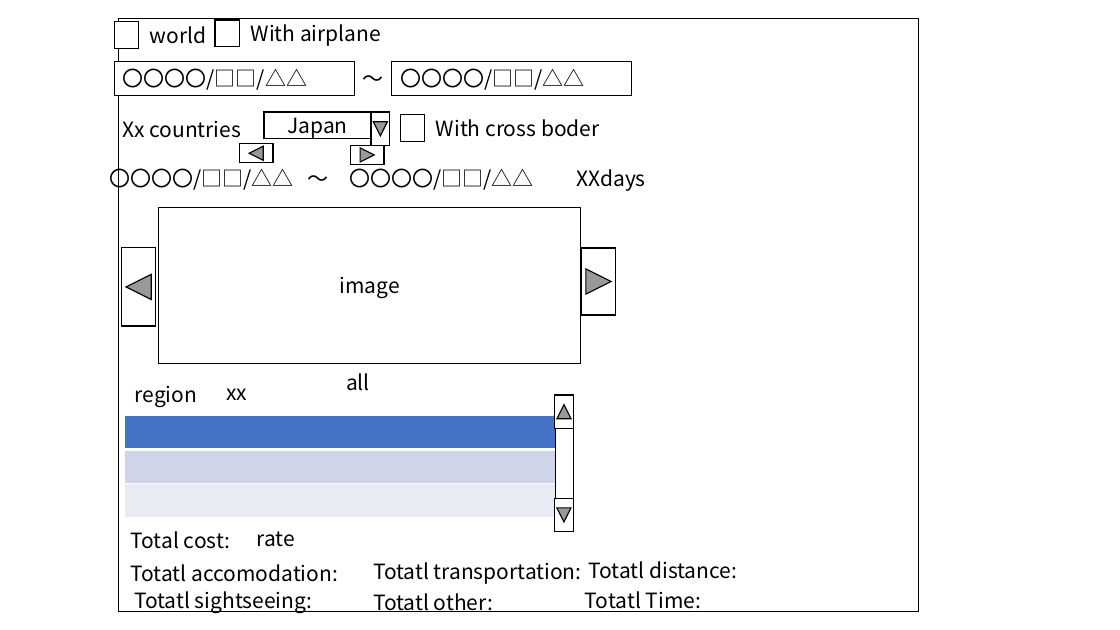
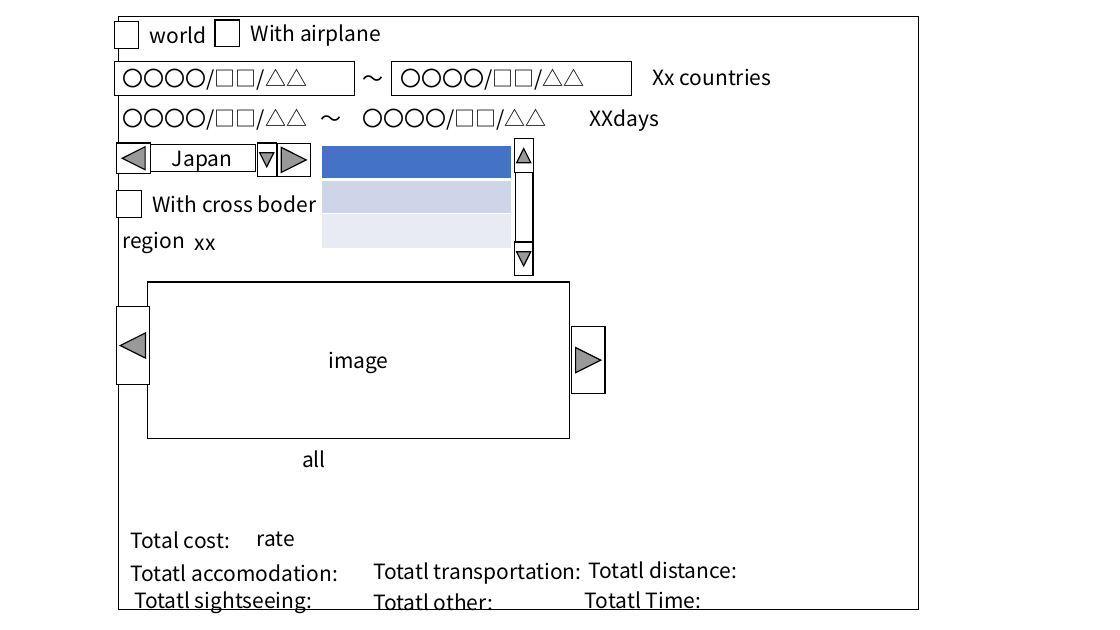
Before and after one commit to yomai-hiyashidewa/WorldTravelingLogger, a slide deck: slide 2 of models/UI.pptx. Drawn at 1120x630 pixels with LibreOffice and Linux fonts; fonts in the diff are those of the drawing. Boxes give left, top, right and bottom in pixels: in the first picture for what was removed or moved away, otherwise in the second. Text is boxed around its words. In the diff, an @@ line names an element or a change of style, - is before the commit and + after.

```diff
--- a/models/UI.pptx
+++ b/models/UI.pptx
@@ text "Xx countries": place and size @@
-text "Xx countries" at [123,121,242,138]
+text "Xx countries" at [653,69,772,86]
@@ text "〇〇〇〇/□□/△△" rewrapped from [110,165,294,191] to [123,108,307,130] @@
@@ 3 texts: place and size @@
-3 texts at [299,161,645,195]
+3 texts at [312,101,658,134]
@@ action button back previous: place and size @@
-action button back previous at [239,144,273,162]
+action button back previous at [117,143,150,173]
@@ rectangle "Japan": place and size @@
-rectangle "Japan" at [264,112,371,139]
+rectangle "Japan" at [149,145,255,171]
@@ action button back previous: place and size @@
-action button back previous at [371,112,390,145]
+action button back previous at [258,143,276,176]
@@ action button back previous: place and size @@
-action button back previous at [350,145,384,164]
+action button back previous at [277,144,311,177]
@@ table: place and size @@
-table at [124,416,560,518]
+table at [321,146,512,249]
@@ rectangle: place and size @@
-rectangle at [400,115,424,142]
+rectangle at [117,191,141,218]
@@ text "With cross boder": place and size @@
-text "With cross boder" at [436,119,599,137]
+text "With cross boder" at [153,195,316,213]
@@ text "region": place and size @@
-text "region" at [135,386,197,407]
+text "region" at [123,232,185,253]
@@ text "xx": place and size @@
-text "xx" at [226,388,247,400]
+text "xx" at [195,238,216,250]
@@ 2 action button back previouses, 1 rectangle: place and size @@
-2 action button back previouses, 1 rectangle at [555,395,573,532]
+2 action button back previouses, 1 rectangle at [515,139,534,276]
@@ rectangle "image": place and size @@
-rectangle "image" at [159,208,581,364]
+rectangle "image" at [147,282,570,439]
@@ action button back previous: place and size @@
-action button back previous at [122,248,155,326]
+action button back previous at [116,307,150,385]
@@ action button back previous: place and size @@
-action button back previous at [581,248,615,315]
+action button back previous at [571,327,605,394]
@@ text "all": place and size @@
-text "all" at [346,373,370,391]
+text "all" at [302,450,326,468]
```
Also in this commit, not shown: 1 slide added, 7 other files.
